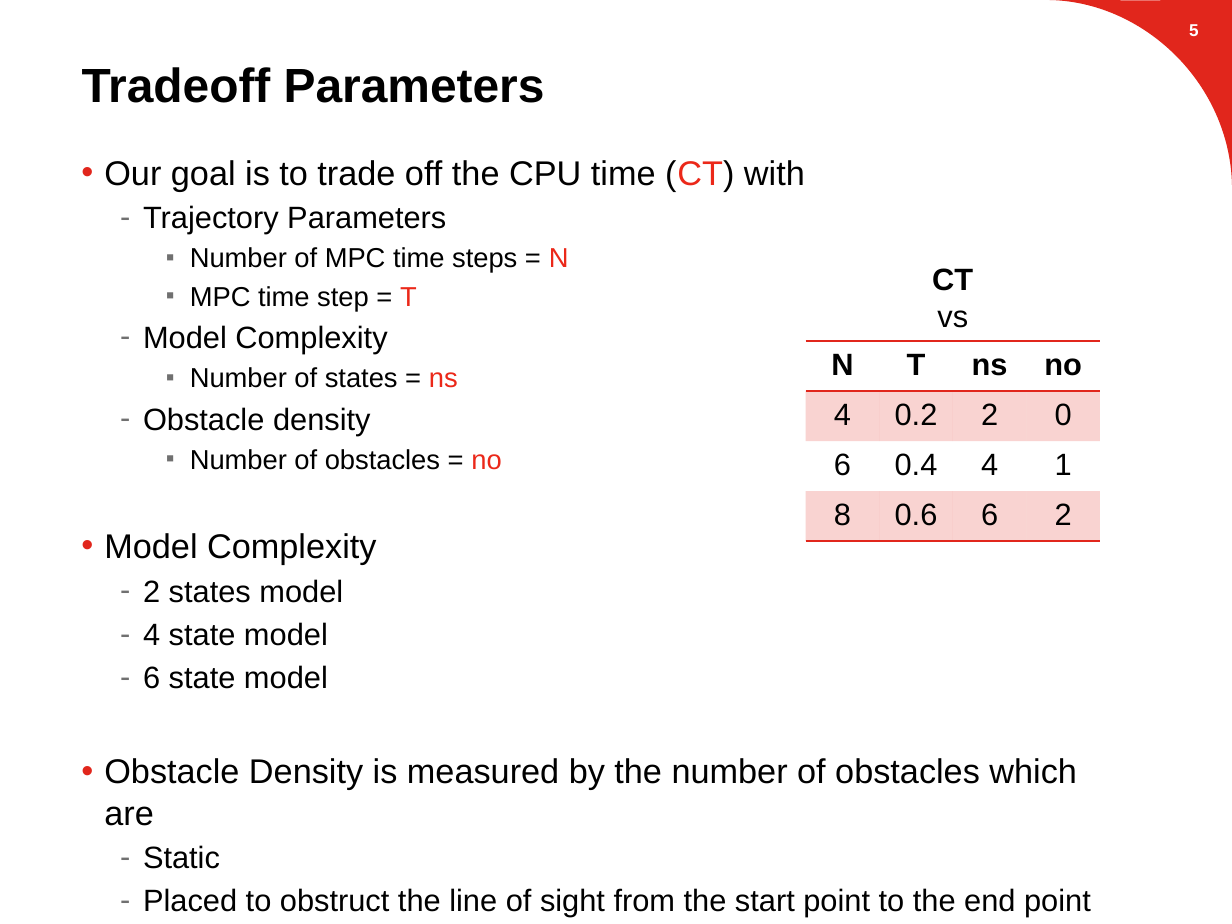
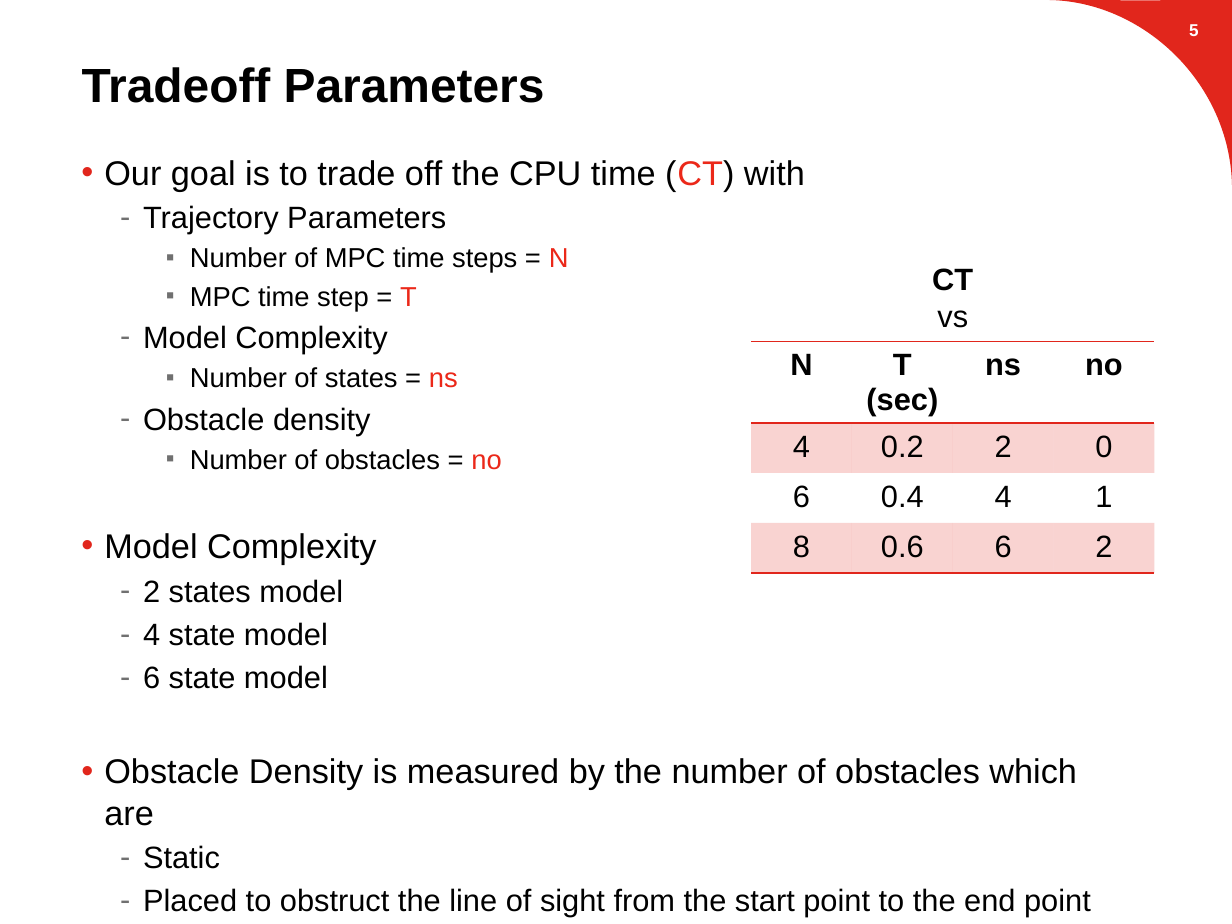
Before and after one commit to suvoganguli/GIG-MPC-Laplacian, a slide deck: slide 6 of 2D Results.pptx. Drawn at 1232x924 pixels with LibreOffice and Linux fonts; fonts in the diff are those of the drawing; background and template pictures are left out. Boxes give left, top, right and bottom in pixels: in the first picture for what was removed or moved away, otherwise in the second. Text is boxed around its words. In the diff, an @@ line names an element or a change of style, - is before the commit and + after.

```diff
--- a/2D Results.pptx
+++ b/2D Results.pptx
@@ table at (752, 341, 1156, 578) @@
-row 1, column 2: T
+row 1, column 2: T / (sec)
@@ table: place and size @@
-table at (806, 341, 1101, 541)
+table at (752, 341, 1156, 578)
```
Also in this commit, not shown: 4 other slides changed, 4 slides added.
